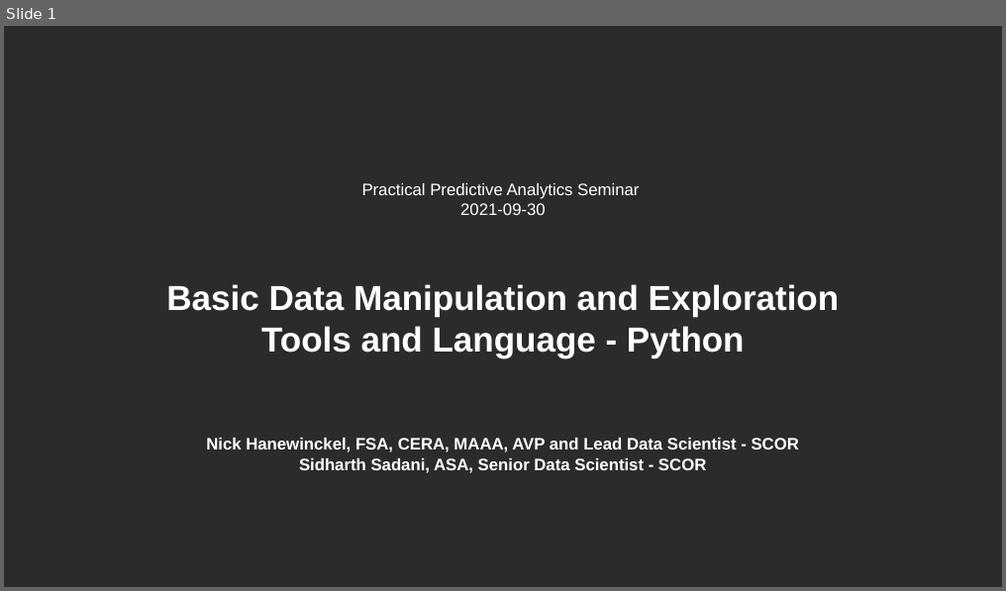
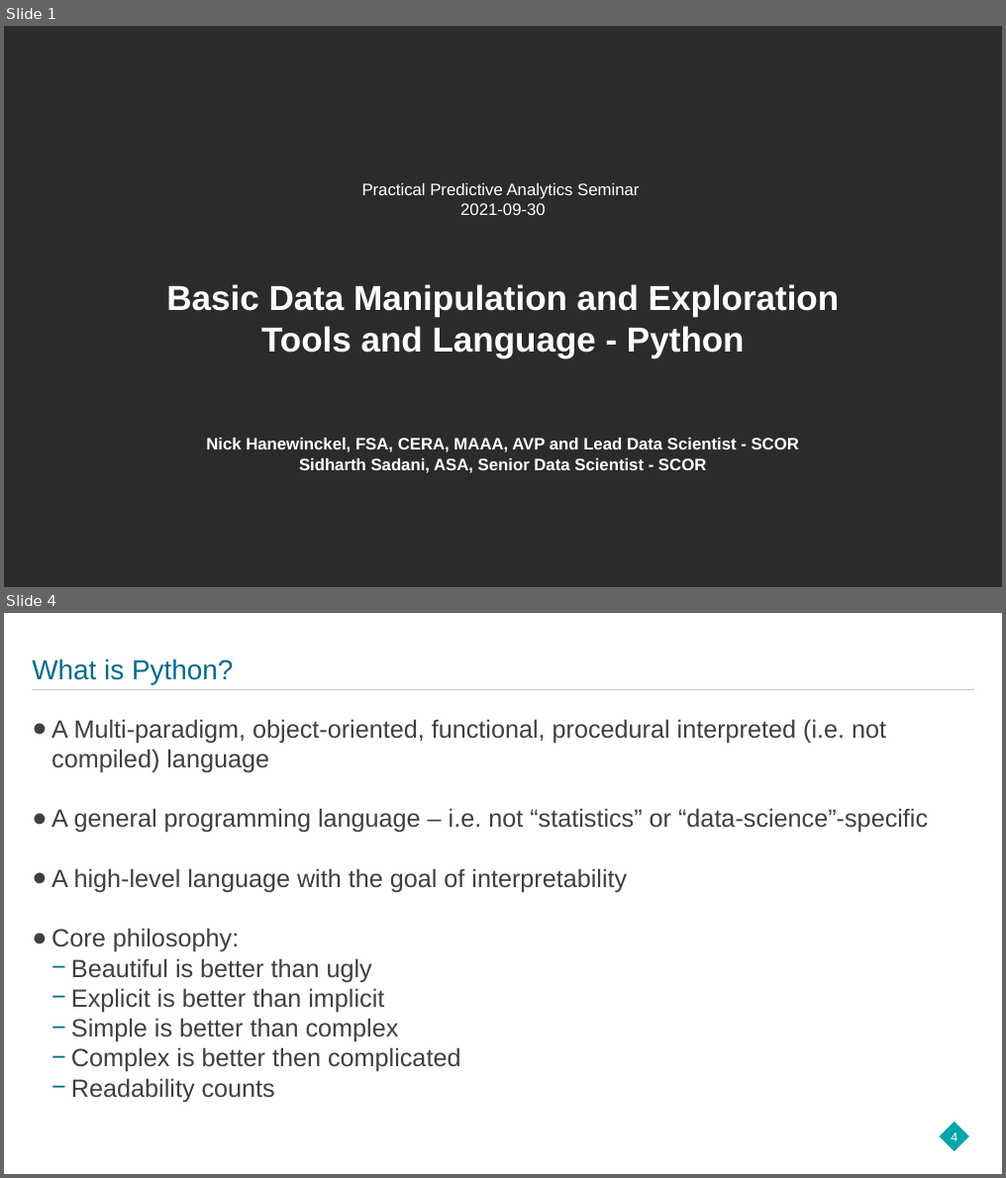
Before and after one commit to hanewinckel/ppas-python, a slide deck: Presentations/PPAS_BasicDataManipulation-Python.pptx. Shown one above the other, each under a label of ours: slide 1 before the commit, slides 1 and 4 after it; the slides between them are not shown. The pictures are 1006x591 and 1006x1178 pixels, drawn with LibreOffice and Linux fonts; fonts in the diff are those of the drawing; background and template pictures are left out; a plain dark background stands for a picture behind light text. Boxes give left, top, right and bottom in pixels: in the first picture for what was removed or moved away, otherwise in the second. Text is boxed around its words. In the diff, an @@ line names an element or a change of style, - is before the commit and + after.

```diff
--- a/Presentations/PPAS_BasicDataManipulation-Python.pptx
+++ b/Presentations/PPAS_BasicDataManipulation-Python.pptx
@@ slide 4 added at [4, 613, 1002, 1174], background #FFFFFF @@
@@ title added at [32, 659, 233, 684], 26.7 pt, text #006B8D @@
+What is Python?
@@ line added from (32, 689) to (974, 689), #C6C6C6 0.5 pt @@
@@ text added at [52, 719, 928, 1102], 24 pt, text #3F3F3F @@
+● A Multi-paradigm, object-oriented, functional, procedural interpreted (i.e. not compiled) language
+● A general programming language – i.e. not “statistics” or “data-science”-specific
+● A high-level language with the goal of interpretability
+● Core philosophy:
+  − Beautiful is better than ugly
+  − Explicit is better than implicit
+  − Simple is better than complex
+  − Complex is better then complicated
+  − Readability counts
@@ rectangle added at [940, 1122, 969, 1152], fill #00A6AA @@
@@ page number added at [950, 1133, 957, 1142], 12 pt, text #FFFFFF @@
+4
```
Also in this commit, not shown: 1 slide changed, 16 other slides added.
